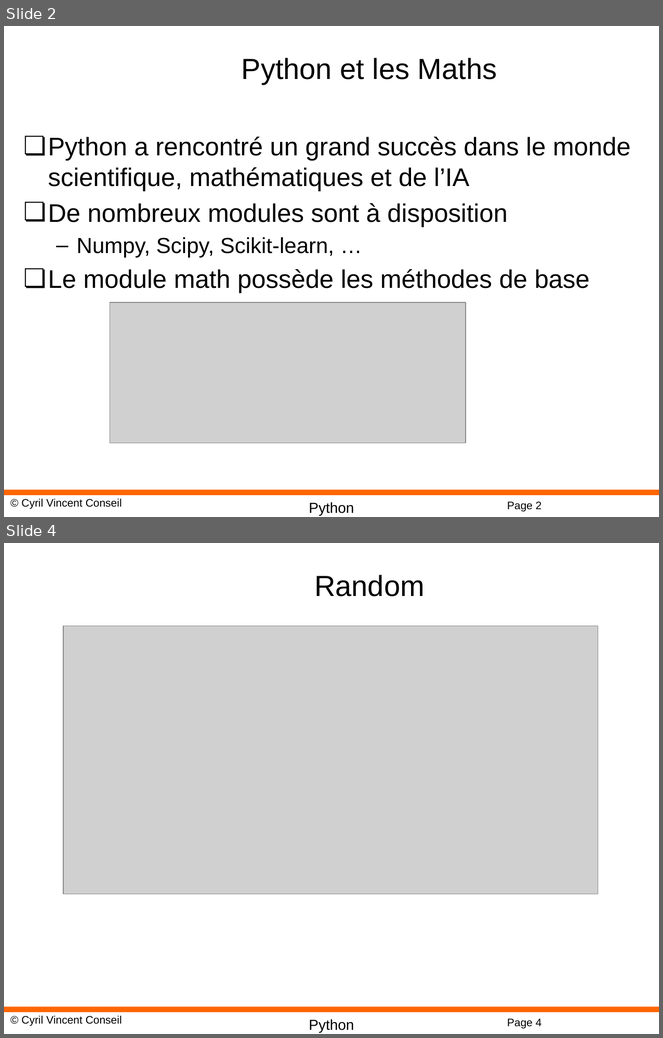
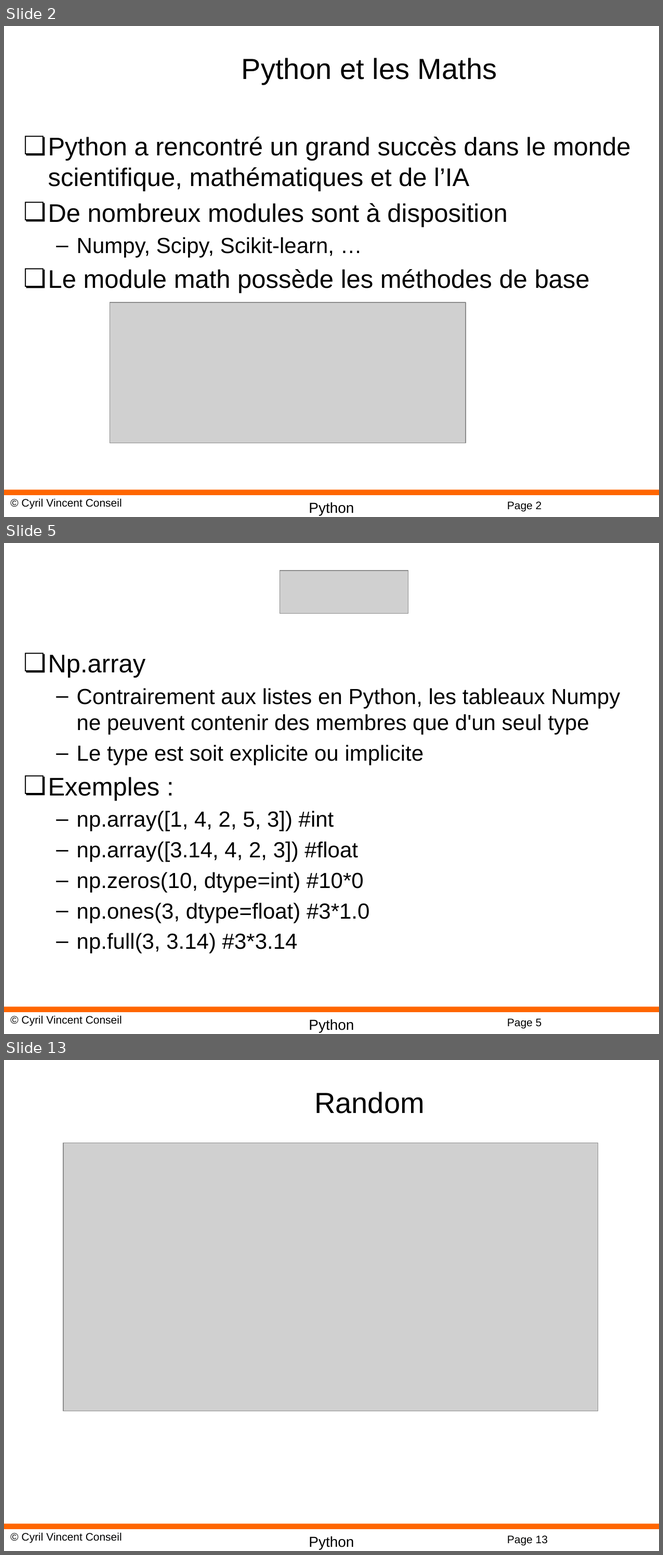
Before and after one commit to cyrilvincent/math, a slide deck: ppt/PythonMath06-Numpy.pptx. Shown one above the other, each under a label of ours: slides 2 and 4 before the commit, slides 2, 5 and 13 after it; the slides between them are not shown. The pictures are 663x1038 and 663x1555 pixels, drawn with LibreOffice and Linux fonts; fonts in the diff are those of the drawing; grey boxes stand for pictures; background and template pictures are left out. Boxes give left, top, right and bottom in pixels: in the first picture for what was removed or moved away, otherwise in the second. Text is boxed around its words. In the diff, an @@ line names an element or a change of style, - is before the commit and + after.

```diff
--- a/ppt/PythonMath06-Numpy.pptx
+++ b/ppt/PythonMath06-Numpy.pptx
@@ slide 5 added at [4, 543, 659, 1034], background #FFFFFF; not listed: 4 template elements that a slide beside it also shows @@
@@ picture added at [280, 571, 408, 614] @@
@@ text added at [48, 655, 620, 954], 24 pt, text #000000 @@
+❏ Np.array
+  – Contrairement aux listes en Python, les tableaux Numpy ne peuvent contenir des membres que d'un seul type
+  – Le type est soit explicite ou implicite
+❏ Exemples :
+  – np.array([1, 4, 2, 5, 3]) #int
+  – np.array([3.14, 4, 2, 3]) #float
+  – np.zeros(10, dtype=int) #10*0
+  – np.ones(3, dtype=float) #3*1.0
+  – np.full(3, 3.14) #3*3.14
@@ what was slide 4 is now slide 13 @@
@@ page number at [507, 1536, 548, 1546]: text changed @@
-Page 4
+Page 13
```
Also in this commit, not shown: 1 slide changed, 16 other slides added, 6 other files.
